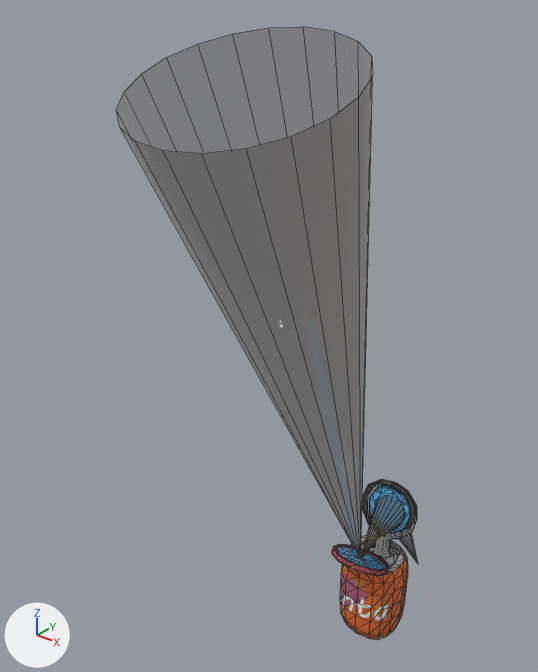
Before and after pictures for a commit that changed the OBJ model mge_v18_student_version/assets/mge/models/Towers/MagnifyingGlassTower.obj.
Both versions are drawn from a 50 mm lens placed at (8.97, -16.87, 19.74), pointed at (-2.04, -3.1, 11.2). The axes (+X, +Y, +Z) are drawn at lower left. The lights are the same throughout. Mesh edges are drawn as thin lines. Where no turn or scale is listed for an object, it has been applied to the vertices. Vertices at the same position are counted once.

Names of what the first picture shows: 'MagnifyingGlassTower'.
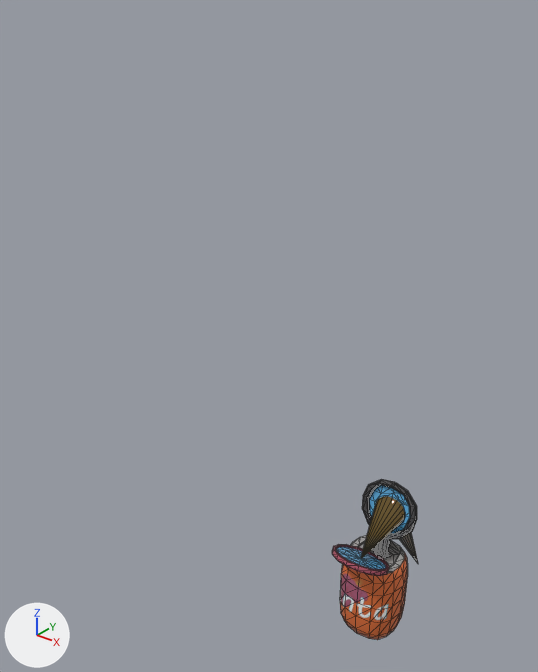
Boxes (x1, y1, x2, y2) around the edits, measured in the pictures (538 x 672 px; the box of a moved part takes in the faces that stretch with it):
'MagnifyingGlassTower', reshaped (71% narrower, 74% shorter)
    before: (116, 27, 418, 640)
    after: (332, 479, 418, 640)
part 1 of me_magnifyingglasstower, deleted
    before: (116, 27, 373, 559)
part 2 of me_magnifyingglasstower, moved or reshaped
    both: (337, 485, 418, 570)

The change, as a diff of the scene's bpy script:
```diff
--- a/mge_v18_student_version/assets/mge/models/Towers/MagnifyingGlassTower.obj.py
+++ b/mge_v18_student_version/assets/mge/models/Towers/MagnifyingGlassTower.obj.py
@@ mat_light_11 @@
+mat_light_11 = principled_material('Light 11')
+mat_light_11.texture = img_light_png
+mat_light_11.roughness = 0.0
@@ mat_light_12 @@
+mat_light_12 = principled_material('Light 12')
+mat_light_12.texture = img_light_png
+mat_light_12.roughness = 0.0
@@ me_magnifyingglasstower @@
 # used by ob_magnifyingglasstower; location = (0.0, 0.0, 0.0)
-me_magnifyingglasstower.from_pydata(...)  # 538 vertices, 932 faces; spans x -2.5..2.5, y -8.4..3.3, z 0.0..18.9
-me_magnifyingglasstower.materials.append(mat_light)  # picture img_light_png
+me_magnifyingglasstower.from_pydata(...)  # 517 vertices, 912 faces; spans x -1.1..1.0, y -1.9..3.3, z 0.0..5.1
+# me_magnifyingglasstower part 1: the loose piece of 21 vertices spanning x -2.5..2.5, y -8.4..-1.1, z 3.3..18.9 is deleted
+# me_magnifyingglasstower part 2
+# 89 faces are deleted
+# 14 vertices move within x -0.6..0.5, y -1.7..0.7, z 3.0..4.4
+# 7 new faces join them, mat_light_12 (picture img_light_png)
+# 7 new faces join them, mat_light_11 (picture img_light_png)
+# 39 new faces join them, mat_mirror (picture img_mirror_png)
+# 36 new faces join them, mat_glass (picture img_glass_png)
 me_magnifyingglasstower.materials.append(mat_magnifying_glass)
@@ me_magnifyingglasstower @@
 me_magnifyingglasstower.materials.append(mat_mirror)
+me_magnifyingglasstower.materials.append(mat_light_12)  # picture img_light_png
+me_magnifyingglasstower.materials.append(mat_light_11)  # picture img_light_png
```
